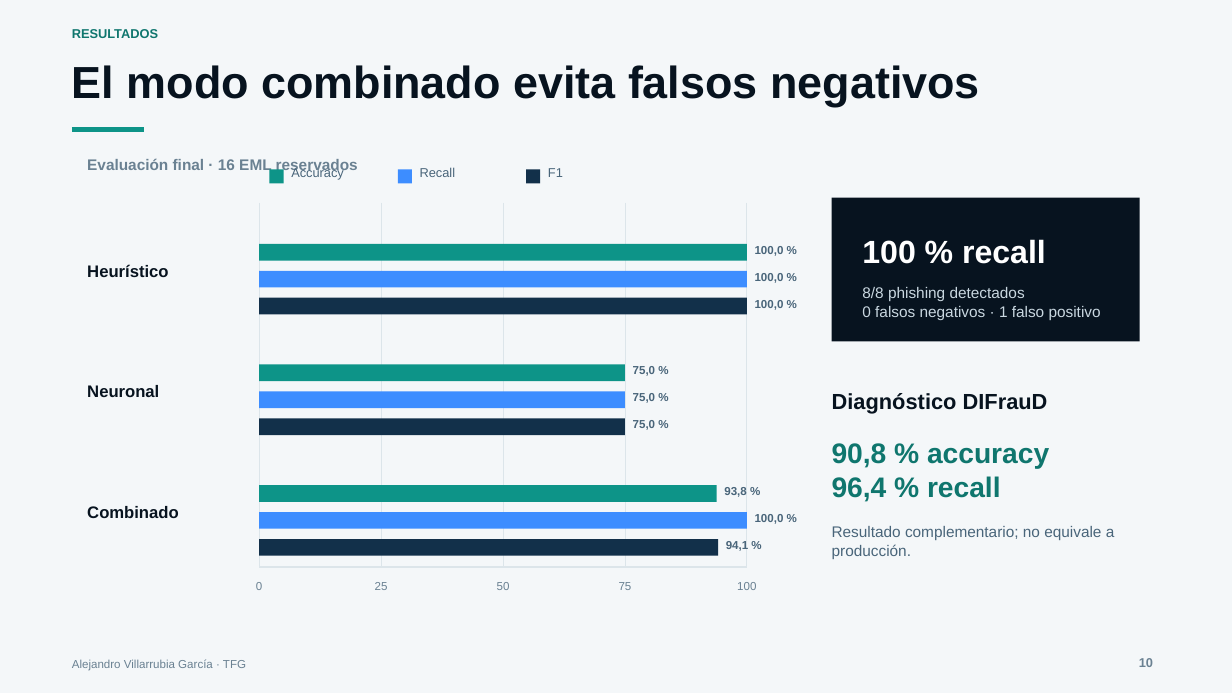
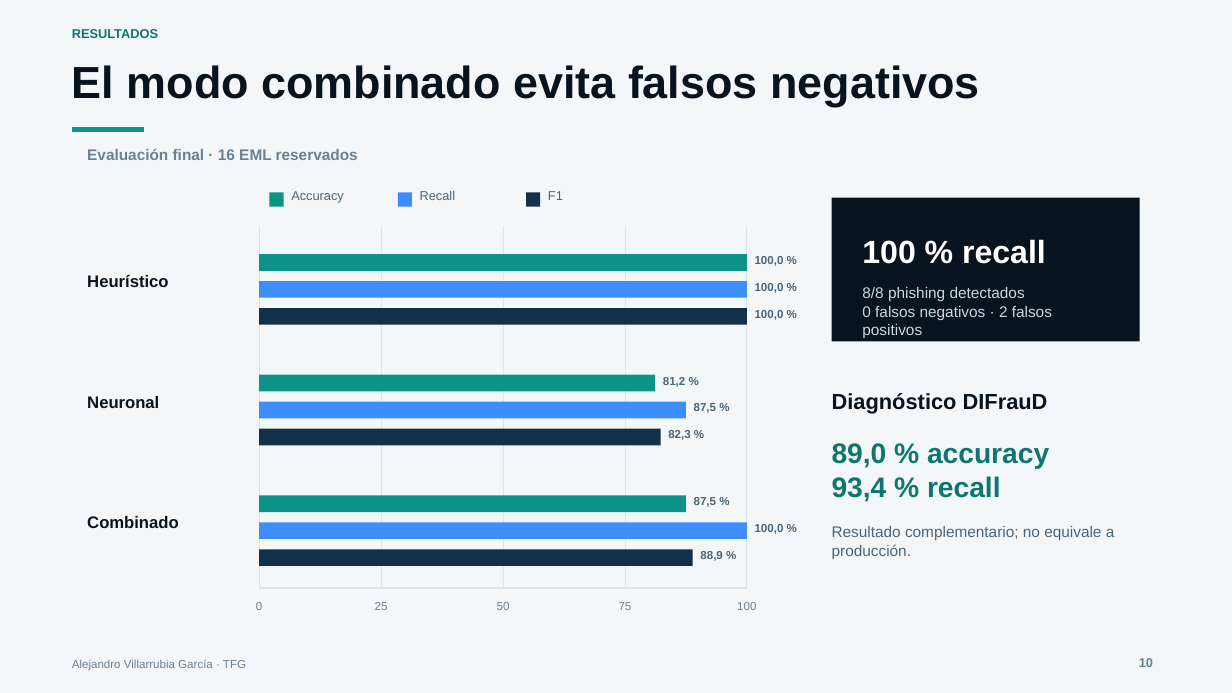
Before and after one commit to villarrubi/TFG, a slide deck: slide 10 of Presentacion_defensa_TFG.pptx. Drawn at 1232x693 pixels with LibreOffice and Linux fonts; fonts in the diff are those of the drawing. Boxes give left, top, right and bottom in pixels: in the first picture for what was removed or moved away, otherwise in the second. Text is boxed around its words. In the diff, an @@ line names an element or a change of style, - is before the commit and + after.

```diff
--- a/Presentacion_defensa_TFG.pptx
+++ b/Presentacion_defensa_TFG.pptx
@@ text "Evaluación final · 16 EML ..." rewrapped from (87,159,358,174) to (87,149,358,160) @@
@@ 5 lines, 3 texts, 3 rectangles: place and size @@
-5 lines, 3 texts, 3 rectangles at (260,167,747,567)
+5 lines, 3 texts, 3 rectangles at (260,190,747,588)
@@ text at (862,287,1052,320): text changed @@
-8/8 phishing detectados
-0 falsos negativos · 1 falso positivo
+8/8 phishing detectados
+0 falsos negativos · 2 falsos positivos
@@ rectangle: place and size @@
-rectangle at (260,364,626,381)
+rectangle at (260,375,656,392)
@@ text at (663,377,685,387): text changed @@
-75,0 %
+81,2 %
@@ rectangle: place and size @@
-rectangle at (260,392,626,409)
+rectangle at (260,402,687,419)
@@ text at (694,403,716,413): text changed @@
-75,0 %
+87,5 %
@@ rectangle: place and size @@
-rectangle at (260,419,626,435)
+rectangle at (260,429,661,445)
@@ text at (668,430,690,440): text changed @@
-75,0 %
+82,3 %
@@ text at (832,443,1049,502): text changed @@
-90,8 % accuracy
-96,4 % recall
+89,0 % accuracy
+93,4 % recall
@@ rectangle: place and size @@
-rectangle at (260,485,717,502)
+rectangle at (260,495,687,512)
@@ text at (694,497,716,507): text changed @@
-93,8 %
+87,5 %
@@ 7 texts, 4 rectangles: place and size @@
-7 texts, 4 rectangles at (87,244,784,529)
+7 texts, 4 rectangles at (87,254,784,539)
@@ rectangle: place and size @@
-rectangle at (260,539,719,555)
+rectangle at (260,549,693,566)
@@ text at (700,551,722,561): text changed @@
-94,1 %
+88,9 %
@@ 5 texts, 1 line: place and size @@
-5 texts, 1 line at (256,567,756,590)
+5 texts, 1 line at (256,588,756,610)
```
Also in this commit, not shown: 3 other slides changed, 44 other files.
